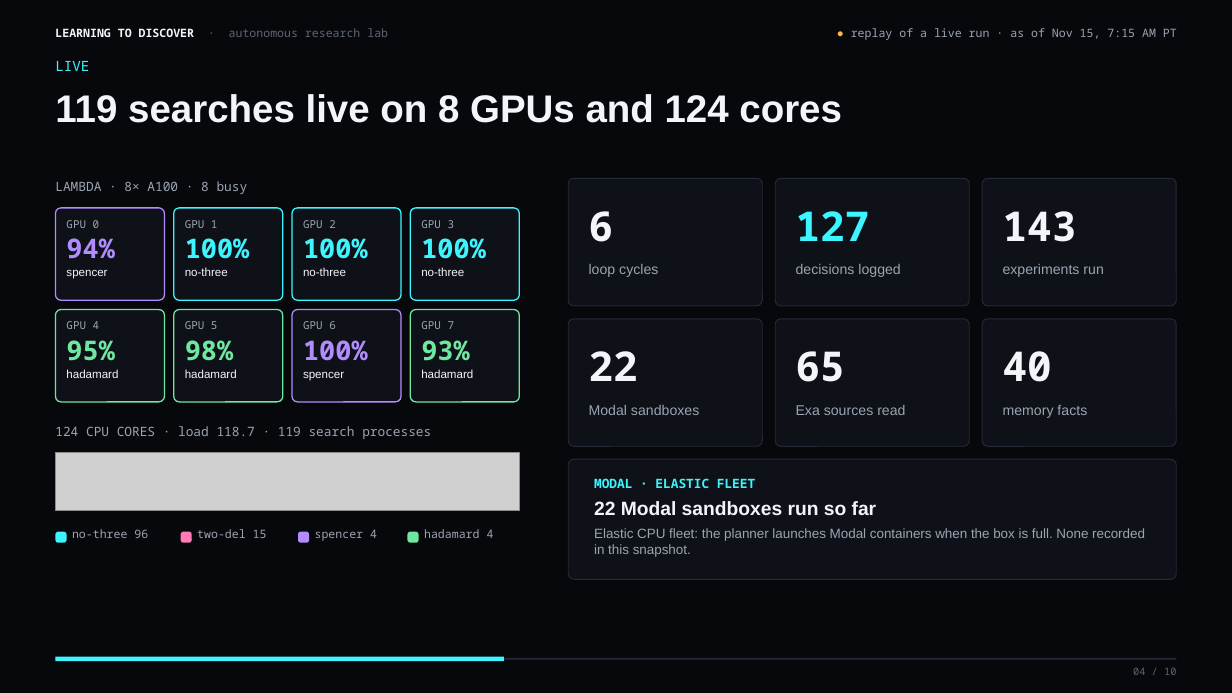
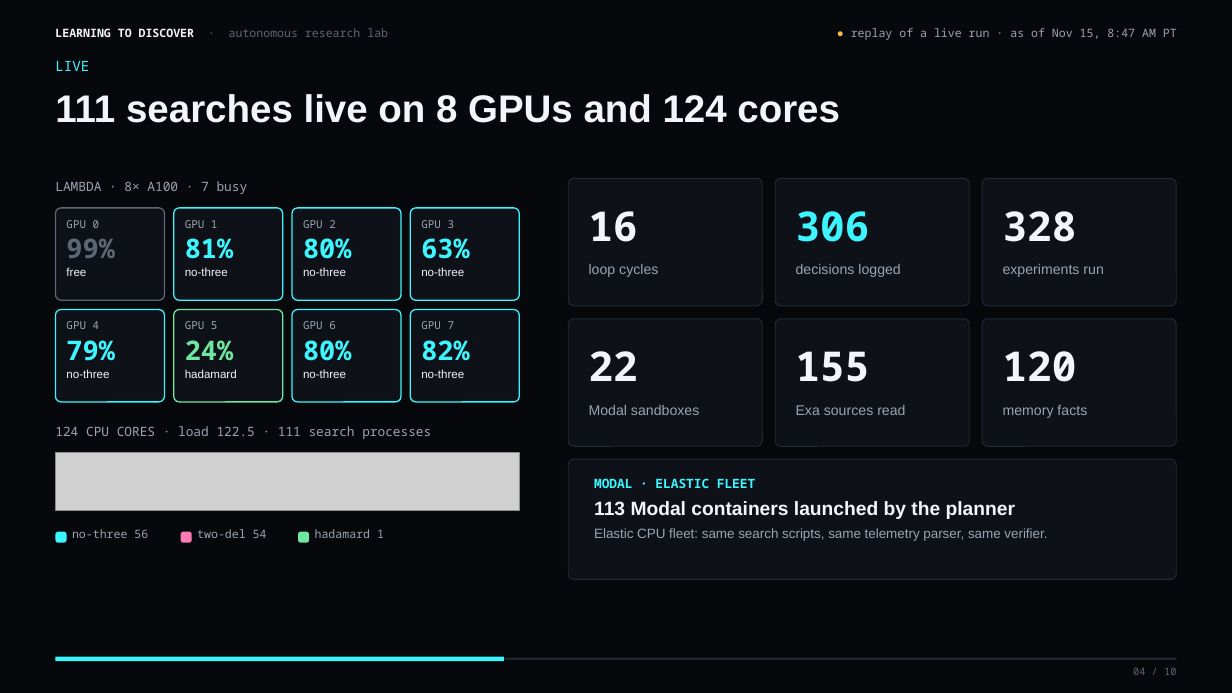
Before and after one commit to vnmoorthy/learning-to-discover, a slide deck: slide 4 of deck/Learning_to_Discover.pptx. Drawn at 1232x693 pixels with LibreOffice and Linux fonts; fonts in the diff are those of the drawing; grey boxes stand for pictures; background and template pictures are left out. Boxes give left, top, right and bottom in pixels: in the first picture for what was removed or moved away, otherwise in the second. Text is boxed around its words. In the diff, an @@ line names an element or a change of style, - is before the commit and + after.

```diff
--- a/deck/Learning_to_Discover.pptx
+++ b/deck/Learning_to_Discover.pptx
@@ text at (x1=851, y1=28, x2=1177, y2=40): text changed @@
-● replay of a live run · as of Nov 15, 7:15 AM PT
+● replay of a live run · as of Nov 15, 8:47 AM PT
@@ text at (x1=55, y1=94, x2=840, y2=123): text changed @@
-119 searches live on 8 GPUs and 124 cores
+111 searches live on 8 GPUs and 124 cores
@@ text at (x1=55, y1=181, x2=248, y2=194): text changed @@
-LAMBDA · 8× A100 · 8 busy
+LAMBDA · 8× A100 · 7 busy
@@ rounded rectangle at (x1=55, y1=208, x2=165, y2=300): outline #B18CFF 1 pt to #5D6675 1 pt @@
@@ text at (x1=66, y1=238, x2=114, y2=258): text changed @@
-94%
-spencer
+99%
+free
@@ text at (x1=185, y1=220, x2=228, y2=276): text changed @@
-100%
+81%
@@ text at (x1=303, y1=220, x2=346, y2=276): text changed @@
-100%
+80%
@@ text at (x1=421, y1=220, x2=464, y2=276): text changed @@
-100%
+63%
@@ text at (x1=589, y1=211, x2=638, y2=242): text changed @@
-6
+16
@@ text at (x1=796, y1=211, x2=870, y2=242): text changed @@
-127
+306
@@ text at (x1=1003, y1=211, x2=1077, y2=242): text changed @@
-143
+328
@@ rounded rectangle at (x1=55, y1=310, x2=165, y2=402): outline #6EE7A0 1 pt to #3DF5FF 1 pt @@
@@ rounded rectangle at (x1=292, y1=310, x2=401, y2=402): outline #B18CFF 1 pt to #3DF5FF 1 pt @@
@@ rounded rectangle at (x1=410, y1=310, x2=519, y2=402): outline #6EE7A0 1 pt to #3DF5FF 1 pt @@
@@ text at (x1=185, y1=340, x2=233, y2=361): text changed @@
-98%
+24%
@@ text at (x1=796, y1=351, x2=870, y2=382): text changed @@
-65
+155
@@ text at (x1=1003, y1=351, x2=1077, y2=382): text changed @@
-40
+120
@@ text at (x1=66, y1=369, x2=109, y2=378): text changed @@
-95%
-hadamard
+79%
+no-three
@@ text at (x1=303, y1=369, x2=346, y2=378): text changed @@
-100%
-spencer
+80%
+no-three
@@ text at (x1=421, y1=369, x2=464, y2=378): text changed @@
-93%
-hadamard
+82%
+no-three
@@ text at (x1=55, y1=426, x2=431, y2=439): text changed @@
-124 CPU CORES · load 118.7 · 119 search processes
+124 CPU CORES · load 122.5 · 111 search processes
@@ text at (x1=594, y1=501, x2=1047, y2=541): text changed @@
-22 Modal sandboxes run so far
-Elastic CPU fleet: the planner launches Modal containers when the box is full. None recorded in this snapshot.
+113 Modal containers launched by the planner
+Elastic CPU fleet: same search scripts, same telemetry parser, same verifier.
@@ text at (x1=72, y1=529, x2=148, y2=538): text changed @@
-no-three 96
+no-three 56
@@ text at (x1=197, y1=529, x2=267, y2=538): text changed @@
-two-del 15
+two-del 54
@@ rounded rectangle moved from (x1=408, y1=531, x2=419, y2=543) to (x1=299, y1=531, x2=310, y2=543) @@
@@ rounded rectangle removed at (x1=299, y1=531, x2=310, y2=543) @@
@@ text at (x1=315, y1=529, x2=384, y2=538): text changed @@
-hadamard 4
+hadamard 1
@@ text removed at (x1=315, y1=529, x2=377, y2=541) @@
-spencer 4
```
Also in this commit, not shown: 9 other slides changed, 3 other files.
